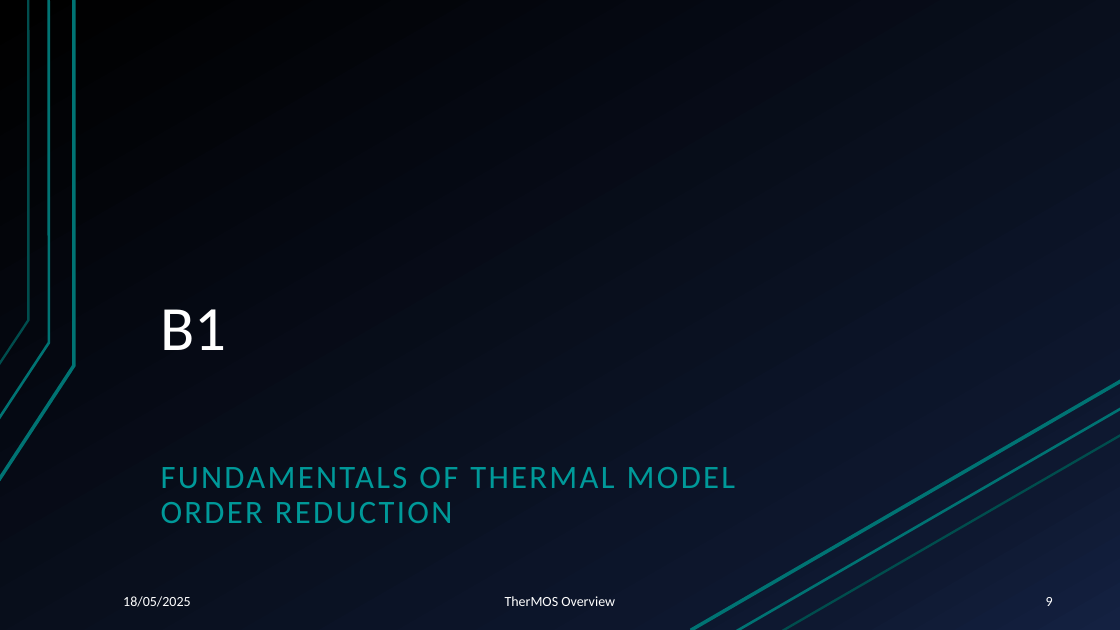
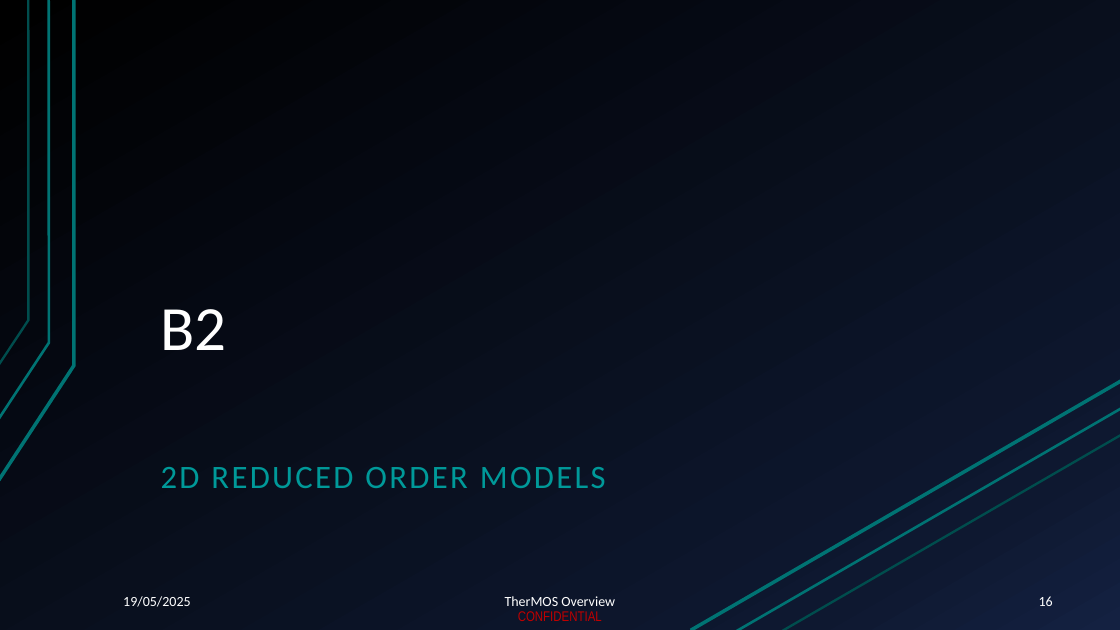
Before and after one commit to pascme05/TherMOS, a slide deck: slide 16 of docu/ppt/PR_250515_Thermos_Tutorial.pptx (slide 9 before the commit). Drawn at 1120x630 pixels with LibreOffice and Linux fonts; fonts in the diff are those of the drawing. Boxes give left, top, right and bottom in pixels: in the first picture for what was removed or moved away, otherwise in the second. Text is boxed around its words. In the diff, an @@ line names an element or a change of style, - is before the commit and + after.

```diff
--- a/docu/ppt/PR_250515_Thermos_Tutorial.pptx
+++ b/docu/ppt/PR_250515_Thermos_Tutorial.pptx
@@ title at (161,309,227,350): text changed @@
-B1
+B2
@@ text at (161,467,606,488): text changed @@
-FUNDAMENTALS OF THERMAL MODEL ORDER REDUCTION
+2D REDUCED ORDER MODELS
@@ text at (123,596,190,607): text changed @@
-18/05/2025
+19/05/2025
@@ page number at (1039,596,1053,606): text changed @@
-9
+16
@@ text added at (518,611,602,621), 12 pt, text #C00000 @@
+CONFIDENTIAL
```
Also in this commit, not shown: 44 other slides changed, 8 slides added.
